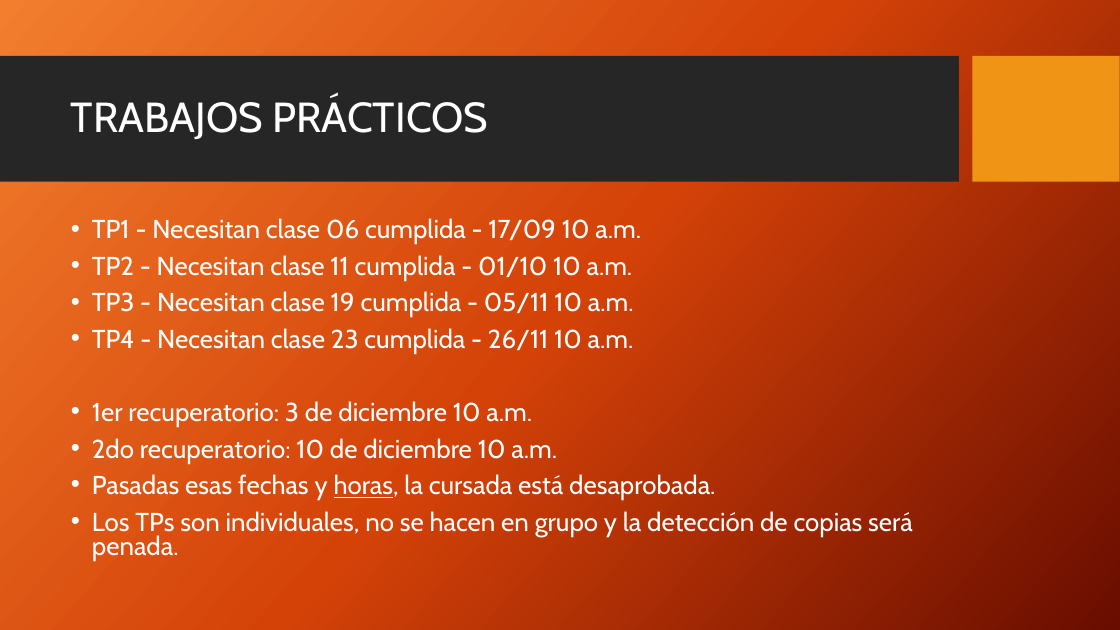
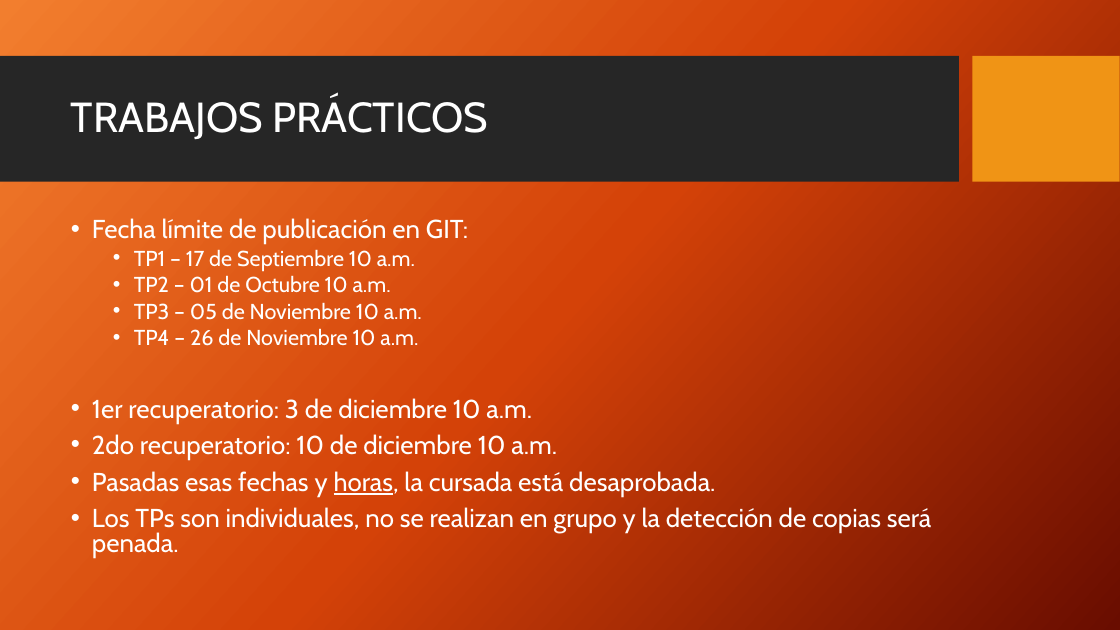
Before and after one commit to FedeDavila1984/utn_prog_y_lab_II, a slide deck: slide 8 of PPTs/Programación y Laboratorio II-201808.pptx. Drawn at 1120x630 pixels with LibreOffice and Linux fonts; fonts in the diff are those of the drawing; background and template pictures are left out. Boxes give left, top, right and bottom in pixels: in the first picture for what was removed or moved away, otherwise in the second. Text is boxed around its words. In the diff, an @@ line names an element or a change of style, - is before the commit and + after.

```diff
--- a/PPTs/Programación y Laboratorio II-201808.pptx
+++ b/PPTs/Programación y Laboratorio II-201808.pptx
@@ text at box(92, 218, 468, 346): text changed; size 22.2 to 18.5 pt @@
-• TP1 - Necesitan clase 06 cumplida - 17/09 10 a.m.
-• TP2 - Necesitan clase 11 cumplida - 01/10 10 a.m.
-• TP3 - Necesitan clase 19 cumplida - 05/11 10 a.m.
-• TP4 - Necesitan clase 23 cumplida - 26/11 10 a.m.
+• Fecha límite de publicación en GIT:
+  • TP1 – 17 de Septiembre 10 a.m.
+  • TP2 – 01 de Octubre 10 a.m.
+  • TP3 – 05 de Noviembre 10 a.m.
+  • TP4 – 26 de Noviembre 10 a.m.
@@ text at box(92, 507, 932, 558): text changed @@
-• Los TPs son individuales, no se hacen en grupo y la detección de copias será penada.
+• Los TPs son individuales, no se realizan en grupo y la detección de copias será penada.
```
Also in this commit, not shown: 8 other files.
